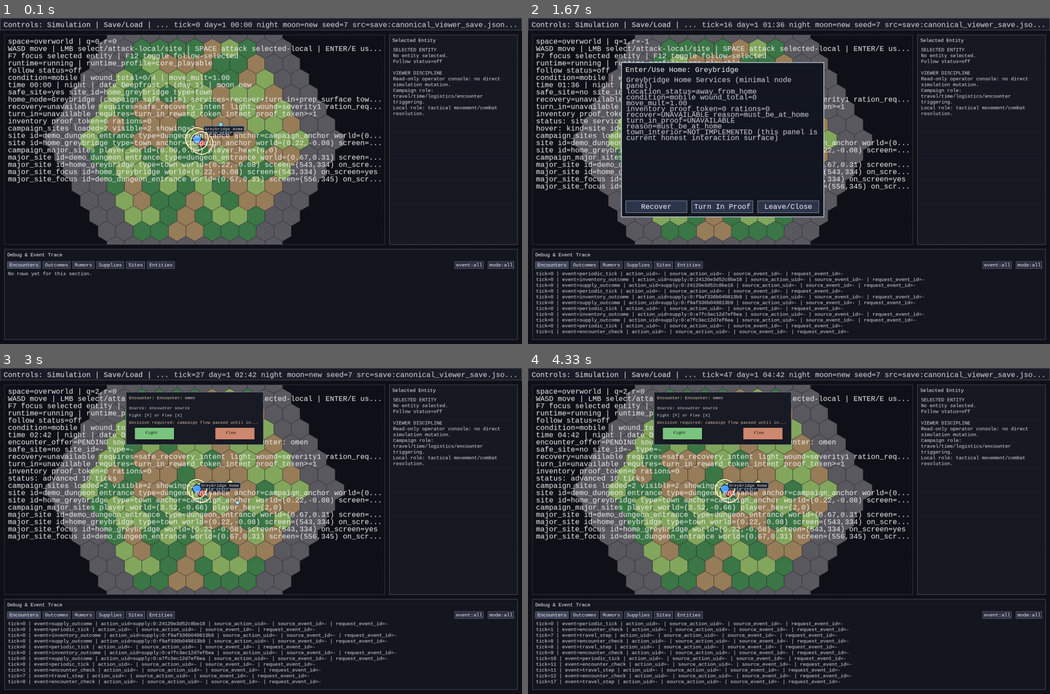
Above: before the commit, frames 1-4 (two rows, left to right).
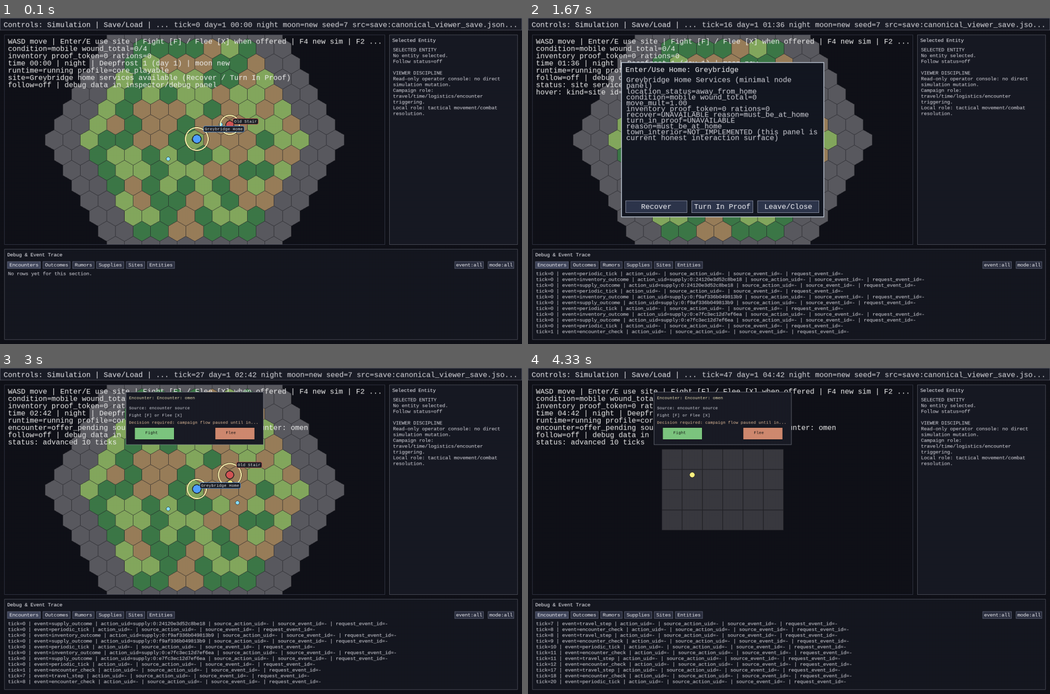
Above: after the commit, the same moments.

Repository: 7seasdotnet/Hexcrawler2
Game: pygame game, started from src/hexcrawler/__main__.py
Two runs of this game, one before a commit and one after it. Both use one fixed random seed, a clock stepped at 60 frames per second and the inputs below.
Inputs:
- Up to frame 1 (0.1 s): no input
- Up to frame 2 (1.67 s): hold D 0.33-0.8 s; hold W 0.88-1.18 s; click "Old Stair" at 1.27 s; hold D from 1.55 s (still down)
- Up to frame 3 (3 s): tap 1 at 1.7 s; release D at 2.02 s; click "Selected Entity" at 2.67 s; hold S from 2.95 s (still down)
- Up to frame 4 (4.33 s): tap 1 at 3.1, 4.2 s; release S at 3.25 s; tap Enter at 3.72 s; hold W from 4.05 s (still down)

The runs differ from the first frame. In frame 1, 8.1% of the frame differs, in the area x 1-73%, y 6-51%; in frame 2, 4.2%; in frame 3, 6.8%; in frame 4, 29%, in the area x 1-73%, y 5-97%.

Commit message:
Declutter core_playable HUD and respace default campaign scene

Diff:
--- a/content/examples/viewer_map.json
+++ b/content/examples/viewer_map.json
@@ -1404,6 +1404,36 @@
   ],
   "schema_version": 1,
   "sites": {
+    "demo_dungeon_entrance": {
+      "description": "A weathered stone stair descends beneath cracked flagstones.",
+      "entrance": {
+        "spawn": {
+          "x": 1,
+          "y": 1
+        },
+        "target_space_id": "dungeon_demo"
+      },
+      "location": {
+        "campaign_anchor": {
+          "x": 3.45,
+          "y": -1.45
+        },
+        "coord": {
+          "q": 3,
+          "r": -2
+        },
+        "space_id": "overworld",
+        "topology_type": "overworld_hex"
+      },
+      "name": "Old Stair",
+      "site_id": "demo_dungeon_entrance",
+      "site_type": "dungeon_entrance",
+      "tags": [
+        "demo",
+        "dungeon",
+        "entrance"
+      ]
+    },
     "home_greybridge": {
       "description": "Greybridge is your known safe haven for recovery and resupply.",
       "location": {
@@ -1426,36 +1456,6 @@
         "safe",
         "town"
       ]
-    },
-    "demo_dungeon_entrance": {
-      "description": "A weathered stone stair descends beneath cracked flagstones.",
-      "entrance": {
-        "spawn": {
-          "x": 1,
-          "y": 1
-        },
-        "target_space_id": "dungeon_demo"
-      },
-      "location": {
-        "campaign_anchor": {
-          "x": 0.67,
-          "y": 0.31
-        },
-        "coord": {
-          "q": 0,
-          "r": 0
-        },
-        "space_id": "overworld",
-        "topology_type": "overworld_hex"
-      },
-      "name": "Old Stair",
-      "site_id": "demo_dungeon_entrance",
-      "site_type": "dungeon_entrance",
-      "tags": [
-        "demo",
-        "dungeon",
-        "entrance"
-      ]
     }
   },
   "spaces": [
@@ -2891,5 +2891,5 @@
     "radius": 6
   },
   "topology_type": "hex_disk",
-  "world_hash": "af2e4b9de9f0497bf9a9adaa46ba2cdfe4acaba5789a9e3837fe7d448796ecab"
+  "world_hash": "00bb004a279d694e348830ee3d6a4d248ebfe37d2c41125a7977a8a64fca9898"
 }
--- a/src/hexcrawler/cli/play.py
+++ b/src/hexcrawler/cli/play.py
@@ -17,7 +17,7 @@
 CORE_PLAYABLE_MAJOR_SITE_IDS: tuple[str, ...] = ("home_greybridge", "demo_dungeon_entrance")
 CORE_PLAYABLE_PATROL_TEMPLATE_ID = "campaign_danger_patrol"
 CORE_PLAYABLE_DEFAULT_PATROL_ID = "patrol:core_playable"
-CORE_PLAYABLE_DEFAULT_PATROL_WORLD_POSITION: tuple[float, float] = (1.10, 0.42)
+CORE_PLAYABLE_DEFAULT_PATROL_WORLD_POSITION: tuple[float, float] = (-2.60, 1.90)
 CORE_PLAYABLE_DEFAULT_PATROL_SPEED = 0.14
 
 
--- a/src/hexcrawler/cli/pygame_viewer.py
+++ b/src/hexcrawler/cli/pygame_viewer.py
@@ -144,7 +144,7 @@
 CORE_PLAYABLE_DEFAULT_PATROL_ID = "patrol:core_playable"
 CORE_PLAYABLE_DEFAULT_PATROL_TEMPLATE = "campaign_danger_patrol"
 CORE_PLAYABLE_DEFAULT_PATROL_SPEED = 0.14
-CORE_PLAYABLE_DEFAULT_PATROL_WORLD_POSITION: tuple[float, float] = (1.10, 0.42)
+CORE_PLAYABLE_DEFAULT_PATROL_WORLD_POSITION: tuple[float, float] = (-2.60, 1.90)
 CAMPAIGN_RENDER_LAYER_ORDER: tuple[str, ...] = (
     "map_base",
     "site_icons",
@@ -2425,6 +2425,41 @@
     return _home_panel_button_rects(panel_rect)
 
 
+def _player_facing_hud_lines(
+    sim: Simulation,
+    *,
+    entity: EntityState,
+    runtime_state: ViewerRuntimeState,
+) -> list[str]:
+    severity_total = wound_severity_total(entity.wounds)
+    movement_multiplier = movement_multiplier_from_wounds(entity.wounds)
+    incapacitated = is_incapacitated_from_wounds(entity.wounds, threshold=WOUND_INCAPACITATE_SEVERITY)
+    condition = "incapacitated" if incapacitated else ("slowed" if movement_multiplier < 1.0 else "mobile")
+    proof_tokens, rations = _inventory_counts_for_entity(sim, entity)
+    pending_offer = _pending_encounter_offer(sim)
+    at_safe_site, safe_site_id, _ = _find_safe_site_status(sim, entity)
+    calendar = _calendar_presentation(sim)
+    lines = [
+        "WASD move | Enter/E use site | Fight [F] / Flee [X] when offered | F4 new sim | F2 pause",
+        f"condition={condition} wound_total={severity_total}/{WOUND_INCAPACITATE_SEVERITY}",
+        f"inventory proof_token={proof_tokens} rations={rations}",
+        (
+            f"time {calendar['hour']:02d}:{calendar['minute']:02d} | {calendar['day_night']} | "
+            f"{calendar['month_name']} {calendar['day_of_month']} (day {calendar['day']}) | moon {calendar['moon_phase']}"
+        ),
+        f"runtime={'paused' if runtime_state.paused else 'running'} profile={runtime_state.runtime_profile or CORE_PLAYABLE}",
+    ]
+    if pending_offer is not None:
+        lines.append(
+            f"encounter=offer_pending source={pending_offer.get('source_label', '?')} title={pending_offer.get('encounter_label', '?')}"
+        )
+    if _is_home_site(safe_site_id):
+        lines.append("site=Greybridge home services available (Recover / Turn In Proof)")
+    elif at_safe_site:
+        lines.append(f"site=safe ({safe_site_id if isinstance(safe_site_id, str) else '-'})")
+    return lines
+
+
 def _draw_hud(
     screen: pygame.Surface,
     sim: Simulation,
@@ -2439,99 +2474,13 @@
     world_zoom_scale: float,
 ) -> None:
     entity = sim.state.entities[PLAYER_ID]
-    active_space = sim.state.world.spaces.get(entity.space_id)
-    if active_space is not None and active_space.topology_type == SQUARE_GRID_TOPOLOGY:
-        coord_text = f"x={math.floor(entity.position_x)},y={math.floor(entity.position_y)}"
-    else:
-        coord_text = f"q={entity.hex_coord.q},r={entity.hex_coord.r}"
-    context_line = f"space={entity.space_id} | {coord_text}"
-
-    severity_total = wound_severity_total(entity.wounds)
-    movement_multiplier = movement_multiplier_from_wounds(entity.wounds)
-    incapacitated = is_incapacitated_from_wounds(entity.wounds, threshold=WOUND_INCAPACITATE_SEVERITY)
-    condition = "incapacitated" if incapacitated else ("slowed" if movement_multiplier < 1.0 else "mobile")
-
-    pending_offer = _pending_encounter_offer(sim)
-    local_context = _get_return_context_for_space(sim, entity.space_id)
-    extraction_ready = local_context is not None and not _is_return_in_progress(sim, entity.space_id)
-
-    proof_tokens, rations = _inventory_counts_for_entity(sim, entity)
-    at_safe_site, safe_site_id, safe_site_type = _find_safe_site_status(sim, entity)
-    recovery_possible = at_safe_site and any(isinstance(w, dict) and w.get("severity") == 1 for w in entity.wounds)
-
-    recovery_outcome = _last_event_params(sim, RECOVERY_OUTCOME_EVENT_TYPE, entity_id=entity.entity_id)
-    reward_outcome = _last_event_params(sim, REWARD_TURN_IN_OUTCOME_EVENT_TYPE, entity_id=entity.entity_id)
-
-    lines = [
-        context_line,
-        "WASD move | LMB select/attack-local/site | SPACE attack selected-local | ENTER/E use selected-or-near site | RMB menu | F2 pause/resume | F4 new sim | F5 save | F6 save as | F8/F9 load | 1/2/3 advance | ESC quit",
-        "F7 focus selected entity | F12 toggle follow-selected",
-        f"runtime={'paused' if runtime_state.paused else 'running'} | runtime_profile={runtime_state.runtime_profile or CORE_PLAYABLE}",
-        f"follow status={follow_state.status}",
-        f"condition={condition} | wound_total={severity_total}/{WOUND_INCAPACITATE_SEVERITY} | move_mult={movement_multiplier:.2f}",
-    ]
-    calendar = _calendar_presentation(sim)
-    lines.append(
-        f"time {calendar['hour']:02d}:{calendar['minute']:02d} | {calendar['day_night']} | date {calendar['month_name']} {calendar['day_of_month']} (day {calendar['day']}) | moon {calendar['moon_phase']}"
-    )
-
-    if pending_offer is not None:
-        lines.append(
-            f"encounter_offer=PENDING source={pending_offer.get('source_label', '?')} title={pending_offer.get('encounter_label', '?')}"
-        )
-
-    if active_space is not None and str(getattr(active_space, "role", "")) == LOCAL_SPACE_ROLE:
-        lines.append(f"local_hostile_pressure=ACTIVE | extraction={'ready' if extraction_ready else 'blocked'}")
-        lines.append("local_attack=enabled (LMB hostile or SPACE on selected target)")
-        if local_context is not None:
-            return_exit_coord = local_context.get("return_exit_coord")
-            if isinstance(return_exit_coord, dict):
-                lines.append(f"extraction_marker=visible at ({return_exit_coord.get('x','?')},{return_exit_coord.get('y','?')})")
-        if _is_return_in_progress(sim, entity.space_id):
-            lines.append("return_state=processing")
-
-    safe_status = "yes" if at_safe_site else "no"
-    lines.append(f"safe_site={safe_status} site_id={safe_site_id or '-'} type={safe_site_type or '-'}")
-    if _is_home_site(safe_site_id):
-        lines.append("home_node=Greybridge (campaign safe site) services=recover+turn_in+prep_surface town_interior=not_implemented")
-    lines.append(
-        f"recovery={'available' if recovery_possible else 'unavailable'} requires={SAFE_RECOVERY_INTENT_COMMAND_TYPE} light_wound=severity1 ration_required=no"
-    )
-    lines.append(
-        f"turn_in={'available' if (at_safe_site and proof_tokens > 0) else 'unavailable'} requires={TURN_IN_REWARD_TOKEN_INTENT_COMMAND_TYPE} proof_token>=1"
-    )
-    lines.append(f"inventory proof_token={proof_tokens} rations={rations}")
-
-    if recovery_outcome is not None:
-        lines.append(f"last_recovery outcome={recovery_outcome.get('outcome','?')} reason={recovery_outcome.get('reason','?')}")
-    if reward_outcome is not None:
-        lines.append(f"last_turn_in applied={reward_outcome.get('applied','?')} reason={reward_outcome.get('reason','?')}")
-    lines.extend(_player_feedback_lines(sim, entity=entity))
+    lines = _player_facing_hud_lines(sim, entity=entity, runtime_state=runtime_state)
+    lines.append(f"follow={follow_state.status} | debug data in inspector/debug panel")
 
     if status_message:
         lines.append(f"status: {status_message}")
     if hover_message:
         lines.append(hover_message)
-    topology_diagnostic = _viewer_topology_diagnostic(active_space)
-    if topology_diagnostic is not None:
-        lines.append(f"viewer: {topology_diagnostic}")
-    if active_space is not None and str(getattr(active_space, "role", "")) == "campaign":
-        lines.extend(
-            _campaign_site_diagnostic_rows(
-                sim,
-                center=world_center,
-                zoom_scale=world_zoom_scale,
-                clip_rect=world_rect,
-            )
-        )
-        lines.extend(
-            _major_site_visibility_diagnostic_rows(
-                sim,
-                center=world_center,
-                zoom_scale=world_zoom_scale,
-                clip_rect=world_rect,
-            )
-        )
     old_clip = screen.get_clip()
     screen.set_clip(world_rect)
     y = world_rect.y + 8
@@ -3032,11 +2981,31 @@
     site_rows: list[str] = []
     player = sim.state.entities.get(PLAYER_ID)
     if player is not None:
+        site_rows.append(f"campaign_player world=({player.position_x:.2f},{player.position_y:.2f}) hex=({player.hex_coord.q},{player.hex_coord.r})")
         coord = {"x": math.floor(player.position_x), "y": math.floor(player.position_y)}
         if sim.state.world.spaces.get(player.space_id) is None or sim.state.world.spaces[player.space_id].topology_type == OVERWORLD_HEX_TOPOLOGY:
             coord = player.hex_coord.to_dict()
         for site in sim.state.world.get_sites_at_location({"space_id": player.space_id, "coord": coord}):
             site_rows.extend(_site_debug_rows(site))
+        for site in sorted(sim.state.world.sites.values(), key=lambda row: row.site_id):
+            if not _is_major_campaign_site(site):
+                continue
+            anchor, anchor_source = _site_world_position(site)
+            if anchor is None:
+                continue
+            site_rows.append(
+                f"campaign_major_site id={site.site_id} type={site.site_type} "
+                f"anchor={anchor_source} world=({anchor[0]:.2f},{anchor[1]:.2f})"
+            )
+        patrols = [
+            entity
+            for entity in sorted(sim.state.entities.values(), key=lambda row: row.entity_id)
+            if entity.template_id == CORE_PLAYABLE_DEFAULT_PATROL_TEMPLATE and entity.entity_id != PLAYER_ID
+        ]
+        for patrol in patrols[:2]:
+            site_rows.append(
+                f"campaign_patrol id={patrol.entity_id} world=({patrol.position_x:.2f},{patrol.position_y:.2f}) template={patrol.template_id}"
+            )
 
     entity_rows = _section_entries([
         (
@@ -3794,6 +3763,8 @@
     if patrol is not None:
         patrol.template_id = CORE_PLAYABLE_DEFAULT_PATROL_TEMPLATE
         patrol.space_id = "overworld"
+        patrol.position_x = CORE_PLAYABLE_DEFAULT_PATROL_WORLD_POSITION[0]
+        patrol.position_y = CORE_PLAYABLE_DEFAULT_PATROL_WORLD_POSITION[1]
         patrol.stats = dict(patrol.stats) if isinstance(patrol.stats, dict) else {}
         patrol.stats["faction_id"] = "hostile"
         patrol.stats["role"] = "patrol"
--- a/tests/test_pygame_viewer_cli.py
+++ b/tests/test_pygame_viewer_cli.py
@@ -47,6 +47,7 @@
     _major_site_label_offset,
     _major_site_visibility_diagnostic_rows,
     _player_feedback_lines,
+    _player_facing_hud_lines,
     _queue_local_attack_for_click,
     _queue_selection_command_for_click,
     _refresh_rumor_query,
@@ -148,6 +149,14 @@
     patrols = [entity for entity in sim.state.entities.values() if entity.template_id == CORE_PLAYABLE_DEFAULT_PATROL_TEMPLATE]
     assert len(patrols) == 1
     assert patrols[0].stats.get("role") == "patrol"
+    home_anchor = _site_campaign_anchor_world(sim.state.world.sites["home_greybridge"])
+    dungeon_anchor = _site_campaign_anchor_world(sim.state.world.sites["demo_dungeon_entrance"])
+    assert home_anchor is not None
+    assert dungeon_anchor is not None
+    assert patrols[0].position_x == pytest.approx(-2.60)
+    assert patrols[0].position_y == pytest.approx(1.90)
+    assert ((home_anchor[0] - dungeon_anchor[0]) ** 2 + (home_anchor[1] - dungeon_anchor[1]) ** 2) ** 0.5 >= 3.0
+    assert ((home_anchor[0] - patrols[0].position_x) ** 2 + (home_anchor[1] - patrols[0].position_y) ** 2) ** 0.5 >= 2.5
 
 
 def test_core_playable_campaign_marker_surface_omits_incidental_world_records() -> None:
@@ -350,8 +359,10 @@
     player = sim.state.entities[PLAYER_ID]
     dungeon_site = sim.state.world.sites["demo_dungeon_entrance"]
     dungeon_site.location.pop("campaign_anchor", None)
-    player.position_x = 0.0
-    player.position_y = 0.0
+    fallback_anchor = _site_campaign_anchor_world(dungeon_site)
+    assert fallback_anchor is not None
+    player.position_x = fallback_anchor[0]
+    player.position_y = fallback_anchor[1]
 
     message, selected_site_id, open_site_panel = _use_campaign_site(
         sim,
@@ -547,6 +558,14 @@
         entity.entity_id for entity in replaced.state.entities.values() if entity.template_id == CORE_PLAYABLE_DEFAULT_PATROL_TEMPLATE
     )
     assert len(patrol_ids) == 1
+    patrol = replaced.state.entities[patrol_ids[0]]
+    home_anchor = _site_campaign_anchor_world(replaced.state.world.sites["home_greybridge"])
+    dungeon_anchor = _site_campaign_anchor_world(replaced.state.world.sites["demo_dungeon_entrance"])
+    assert home_anchor is not None
+    assert dungeon_anchor is not None
+    assert patrol.position_x == pytest.approx(-2.60)
+    assert patrol.position_y == pytest.approx(1.90)
+    assert ((home_anchor[0] - dungeon_anchor[0]) ** 2 + (home_anchor[1] - dungeon_anchor[1]) ** 2) ** 0.5 >= 3.0
 
 
 def test_load_simulation_preserves_saved_patrol_composition_without_core_scene_normalization(tmp_path: Path) -> None:
@@ -1807,6 +1826,38 @@
     assert all("action_uid=ctx-8" not in row for row in rows["encounters"])
 
 
+def test_player_facing_hud_lines_are_compact_and_exclude_world_projection_diagnostics() -> None:
+    sim = _build_viewer_simulation("content/examples/viewer_map.json", runtime_profile=CORE_PLAYABLE)
+    runtime_state = ViewerRuntimeState(
+        sim=sim,
+        map_path="content/examples/viewer_map.json",
+        with_encounters=True,
+        current_save_path=None,
+        runtime_profile=CORE_PLAYABLE,
+    )
+
+    lines = _player_facing_hud_lines(sim, entity=sim.state.entities[PLAYER_ID], runtime_state=runtime_state)
+
+    assert any(line.startswith("condition=") for line in lines)
+    assert any("proof_token=" in line and "rations=" in line for line in lines)
+    assert any(line.startswith("time ") for line in lines)
+    assert all("player_world=" not in line for line in lines)
+    assert all("screen=(" not in line for line in lines)
+    assert all("campaign_sites loaded=" not in line for line in lines)
+
+
+def test_debug_sites_rows_include_major_site_and_patrol_scene_diagnostics() -> None:
+    sim = _build_viewer_simulation("content/examples/viewer_map.json", runtime_profile=CORE_PLAYABLE)
+
+    rows = _debug_rows_by_section(sim, RumorPanelState(), DebugFilterState())
+    sites_rows = rows["sites"]
+
+    assert any(row.startswith("campaign_player world=") for row in sites_rows)
+    assert any("campaign_major_site id=home_greybridge" in row for row in sites_rows)
+    assert any("campaign_major_site id=demo_dungeon_entrance" in row for row in sites_rows)
+    assert any("campaign_patrol id=" in row and "template=campaign_danger_patrol" in row for row in sites_rows)
+
+
 def test_debug_sites_rows_include_site_pressure_expression() -> None:
     sim = _build_viewer_simulation("content/examples/basic_map.json", with_encounters=False)
     player = sim.state.entities[PLAYER_ID]
Not shown, changed: docs/STATUS.md
